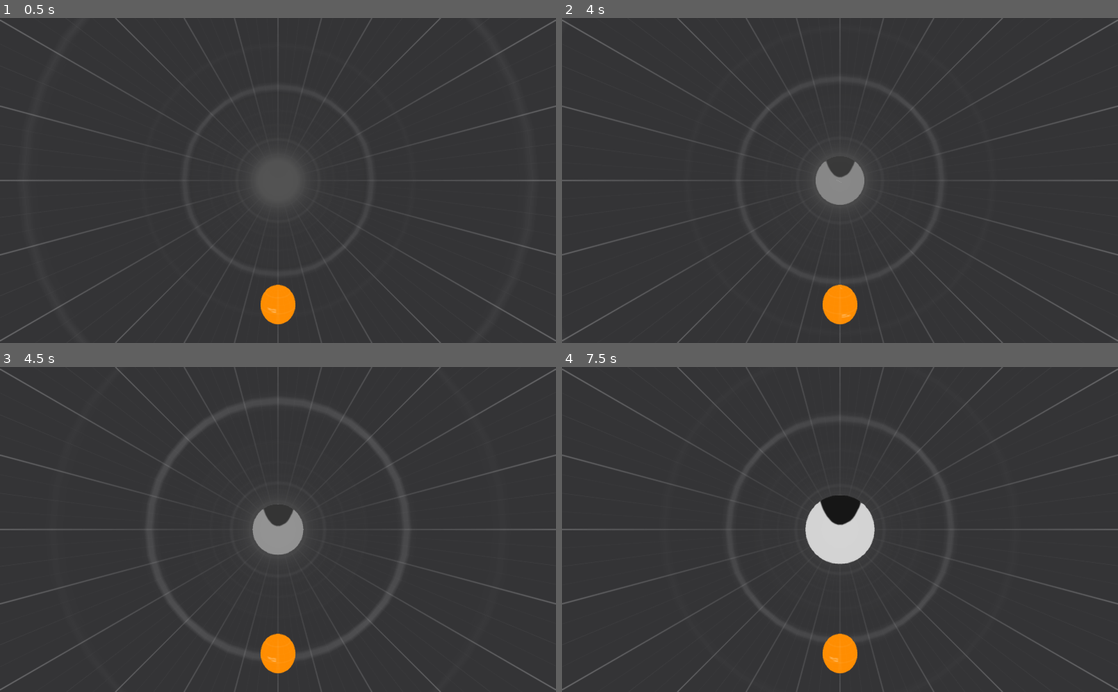
Above: before the commit, frames 1-4 (two rows, left to right).
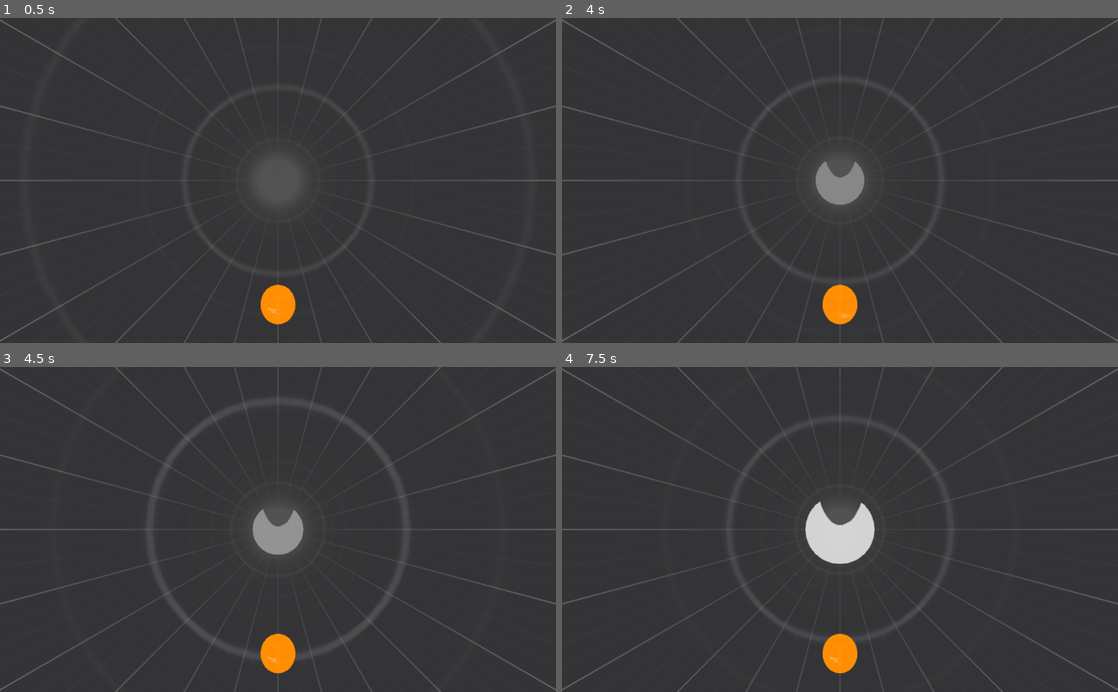
Above: after the commit, the same moments.

Repository: nwallenfang/mirrored-gaps
Game: Godot game, scene res://Logic/Level.tscn
Same seed, same stepped clock (60 frames per second), same inputs: the game is played once before the commit and once after it.
Inputs:
- Up to frame 1 (0.5 s): no input
- Up to frame 2 (4 s): hold D (cursor_move_right) 0.53-1.28 s; hold E (cursor_rotate_clock) 0.53-1.28 s; hold S (cursor_move_down) 1.28-2.03 s; tap Q (cursor_rotate_counter) at 1.35 s; hold D (cursor_move_right) 2.03-2.78 s; tap Space (symmetrize) at 2.1, 3.5 s; tap Enter at 2.75 s; hold W (cursor_move_up) 2.78-3.53 s; tap E (cursor_rotate_clock) at 2.85 s; hold A (cursor_move_left) from 3.53 s (still down); hold Q (cursor_rotate_counter) from 3.53 s (still down)
- Up to frame 3 (4.5 s): keep holding A (cursor_move_left); release Q (cursor_rotate_counter) at 4.28 s; tap Space (symmetrize) at 4.35 s
- Up to frame 4 (7.5 s): release A (cursor_move_left) at 5.03 s; hold S (cursor_move_down) 5.03-5.78 s; hold E (cursor_rotate_clock) 5.03-5.78 s; hold D (cursor_move_right) 5.78-6.53 s; tap Q (cursor_rotate_counter) at 5.85 s; hold W (cursor_move_up) 6.53-7.28 s; tap Space (symmetrize) at 6.6 s; hold D (cursor_move_right) from 7.28 s (still down); tap E (cursor_rotate_clock) at 7.35 s

Frame 1 is identical in both runs. In frame 2, 0.1% of the frame differs, in the area x 48-53%, y 44-49%; in frame 3, 0.2%; in frame 4, 0.5%, in the area x 46-54%, y 39-49%.
Error in both runs: Invalid call. Nonexistent function 'get_image' in base 'Nil'. (res://Logic/Symmetrizer.gd:37)

Commit message:
Disk Transparent Shader

Diff:
--- a/Objects/Disk.tscn
+++ b/Objects/Disk.tscn
@@ -1,10 +1,55 @@
-[gd_scene load_steps=4 format=2]
+[gd_scene load_steps=5 format=2]
 
 [ext_resource path="res://Objects/Disk.gd" type="Script" id=2]
 [ext_resource path="res://testlevel.png" type="Texture" id=3]
 
-[sub_resource type="SpatialMaterial" id=1]
-albedo_texture = ExtResource( 3 )
+[sub_resource type="Shader" id=1]
+code = "// NOTE: Shader automatically converted from Godot Engine 3.5.rc6's SpatialMaterial.
+
+shader_type spatial;
+render_mode async_visible,blend_mix,depth_draw_opaque,cull_back,diffuse_burley,specular_schlick_ggx;
+uniform vec4 albedo : hint_color;
+uniform sampler2D texture_albedo : hint_albedo;
+uniform float specular;
+uniform float metallic;
+uniform float roughness : hint_range(0,1);
+uniform float point_size : hint_range(0,128);
+uniform vec3 uv1_scale;
+uniform vec3 uv1_offset;
+uniform vec3 uv2_scale;
+uniform vec3 uv2_offset;
+
+
+void vertex() {
+	UV=UV*uv1_scale.xy+uv1_offset.xy;
+}
+
+
+
+
+void fragment() {
+	vec2 base_uv = UV;
+	vec4 albedo_tex = texture(texture_albedo,base_uv);
+	ALBEDO = albedo.rgb * albedo_tex.rgb;
+	METALLIC = metallic;
+	ROUGHNESS = roughness;
+	SPECULAR = specular;
+	ALPHA = albedo.a * albedo_tex.a * ALBEDO.r;
+}
+"
+
+[sub_resource type="ShaderMaterial" id=2]
+shader = SubResource( 1 )
+shader_param/albedo = Color( 1, 1, 1, 1 )
+shader_param/specular = 0.5
+shader_param/metallic = 0.0
+shader_param/roughness = 1.0
+shader_param/point_size = 1.0
+shader_param/uv1_scale = Vector3( 1, 1, 1 )
+shader_param/uv1_offset = Vector3( 0, 0, 0 )
+shader_param/uv2_scale = Vector3( 1, 1, 1 )
+shader_param/uv2_offset = Vector3( 0, 0, 0 )
+shader_param/texture_albedo = ExtResource( 3 )
 
 [node name="Disk" type="Spatial"]
 transform = Transform( 1, 0, 0, 0, 1, 0, 0, 0, 0.139809, 0, 0, 0 )
@@ -12,6 +57,6 @@
 
 [node name="Sprite3D" type="Sprite3D" parent="."]
 transform = Transform( -1, 0, -1.22225e-08, 0, 1, 0, 6.25299e-07, 0, -1, 0, 0, 0 )
-material_override = SubResource( 1 )
+material_override = SubResource( 2 )
 pixel_size = 0.0542
 texture = ExtResource( 3 )
